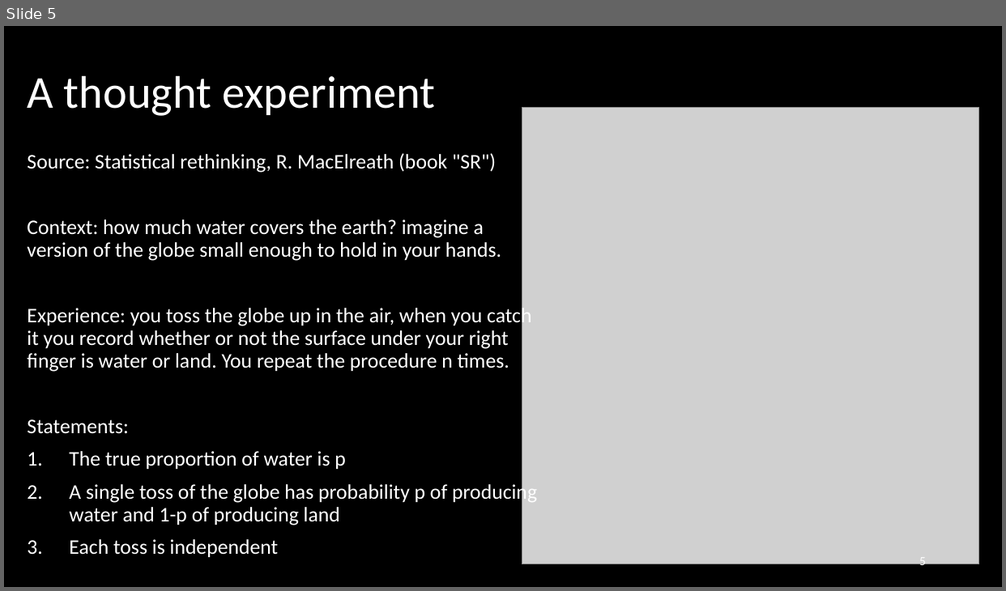
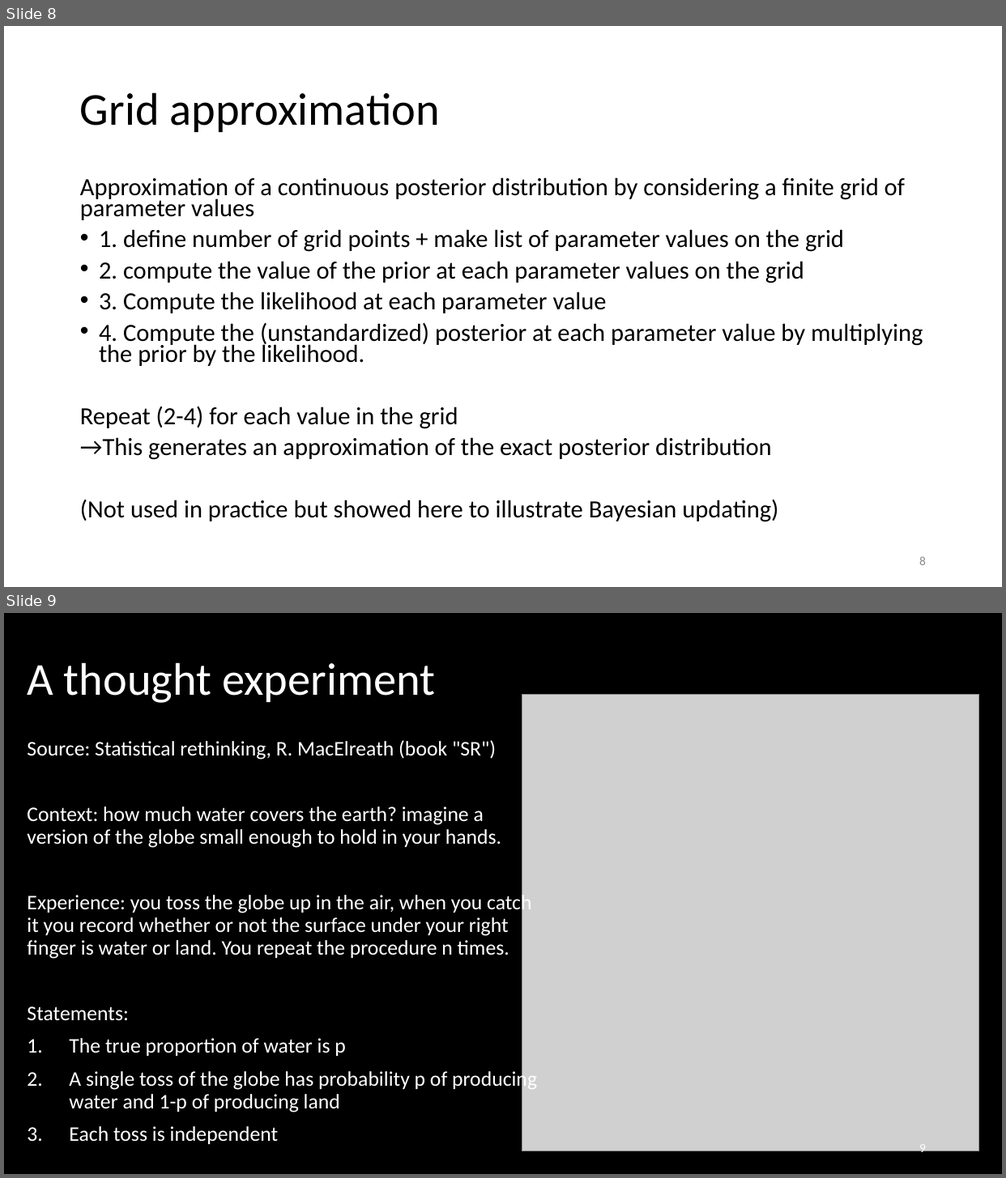
Before and after one commit to jpwhalley/GMS_Stats_Course, a slide deck: 3_Introduction_Bayesian_Modelling/practical_nb.1.pptx. Shown one above the other, each under a label of ours: slide 5 before the commit, slides 8 and 9 after it. The pictures are 1006x591 and 1006x1178 pixels, drawn with LibreOffice and Linux fonts; fonts in the diff are those of the drawing; grey boxes stand for pictures. Boxes give left, top, right and bottom in pixels: in the first picture for what was removed or moved away, otherwise in the second. Text is boxed around its words. In the diff, an @@ line names an element or a change of style, - is before the commit and + after.

Commit message:
this power point introduces practical 1 (in R)

```diff
--- a/3_Introduction_Bayesian_Modelling/practical_nb.1.pptx
+++ b/3_Introduction_Bayesian_Modelling/practical_nb.1.pptx
@@ slide 8 added at <box>4,26,1002,587</box>, background #FFFFFF @@
@@ title added at <box>80,92,440,132</box>, 44 pt, text #000000 @@
+Grid approximation
@@ text added at <box>80,177,923,523</box>, 23.8 pt, text #000000 @@
+Approximation of a continuous posterior distribution by considering a finite grid of parameter values
+• 1. define number of grid points + make list of parameter values on the grid
+• 2. compute the value of the prior at each parameter values on the grid
+• 3. Compute the likelihood at each parameter value
+• 4. Compute the (unstandardized) posterior at each parameter value by multiplying the prior by the likelihood.
+Repeat (2-4) for each value in the grid
+→This generates an approximation of the exact posterior distribution
+(Not used in practice but showed here to illustrate Bayesian updating)
@@ page number added at <box>919,557,926,565</box>, 12 pt, text #8C8C8C @@
+8
@@ what was slide 5 is now slide 9 @@
```
Also in this commit, not shown: 2 slides changed, 4 other slides added, 1 slide removed.
